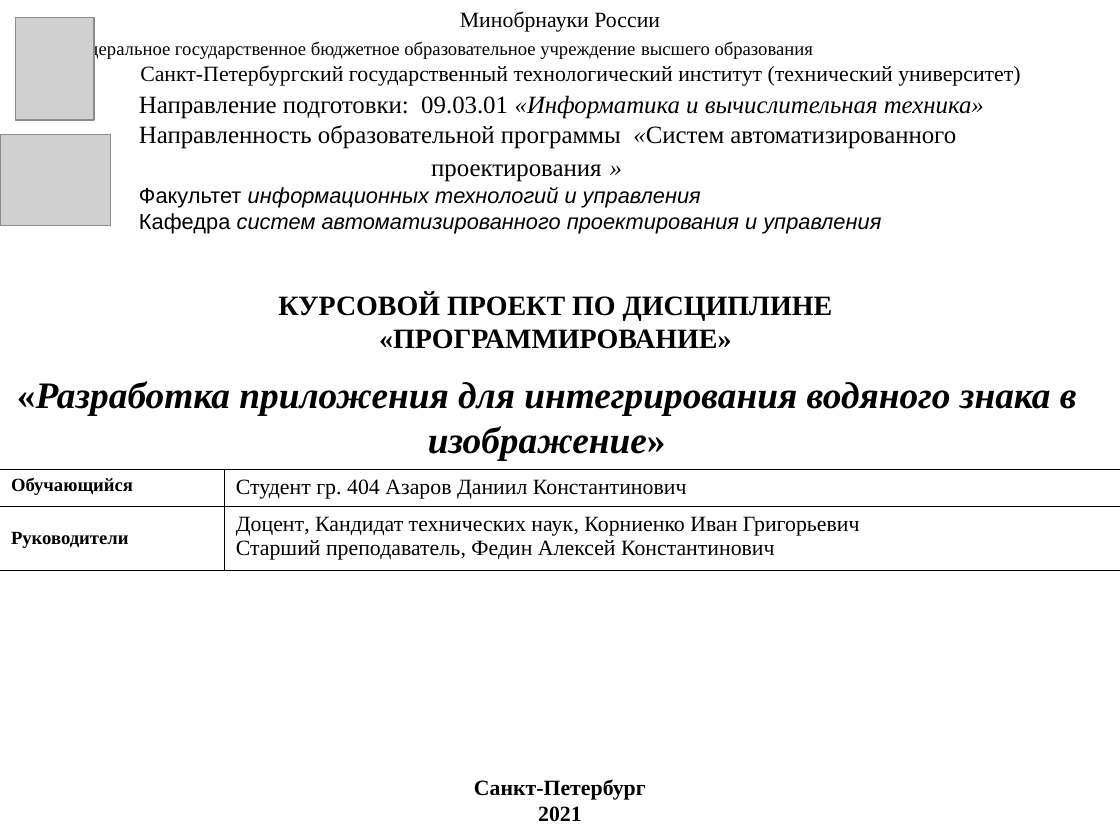
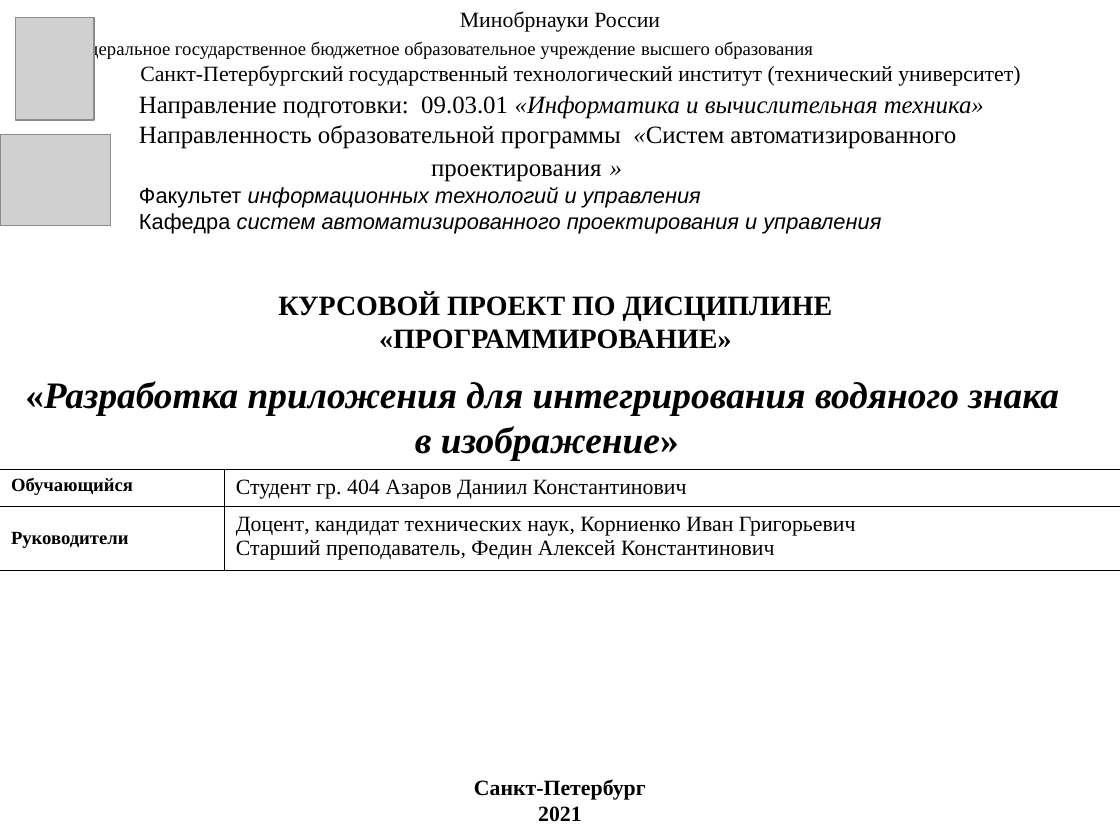
Before and after one commit to DanChoys1/DanChoys, a slide deck: slide 1 of КП презентация.ppt. Drawn at 1120x840 pixels with LibreOffice and Linux fonts; fonts in the diff are those of the drawing; grey boxes stand for pictures. Boxes give left, top, right and bottom in pixels: in the first picture for what was removed or moved away, otherwise in the second. Text is boxed around its words. In the diff, an @@ line names an element or a change of style, - is before the commit and + after.

```diff
--- a/КП презентация.ppt
+++ b/КП презентация.ppt
@@ text at (25,381,1059,460): text changed @@
-«Разработка приложения для интегрирования водяного знака в изображение»
+«Разработка приложения для интегрирования водяного знака
+в изображение»
@@ table at (0,469,1120,570) @@
-row 2, column 2: Доцент, Кандидат технических наук, Корниенко Иван Григорьевич / Старший преподаватель, Федин Алексей Константинович
+row 2, column 2: Доцент, кандидат технических наук, Корниенко Иван Григорьевич / Старший преподаватель, Федин Алексей Константинович
```
Also in this commit, not shown: 21 other slides changed, 4 slides added, 1 slide removed, 1 other file.
